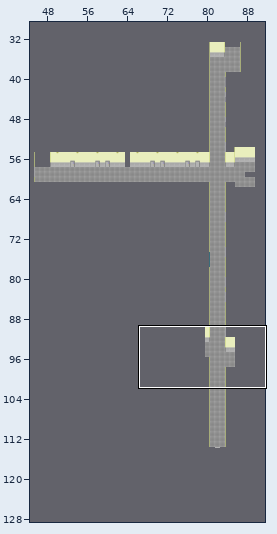
Two states of a Tiled map, res/maps/niv_2.tmx. Above: a wide view before the commit, with the close-up outlined.
Close-up. As it was:
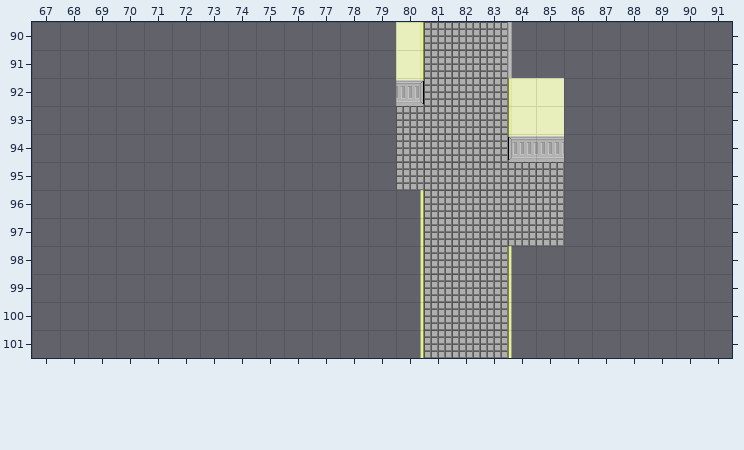
Cells are 32x32 px. Shown: x 67..91, y 90..101. The commit also changed other parts of the map, which this record leaves out. Tiles whose own drawing changed are shown in their newer look in all pictures.
Now the later version:
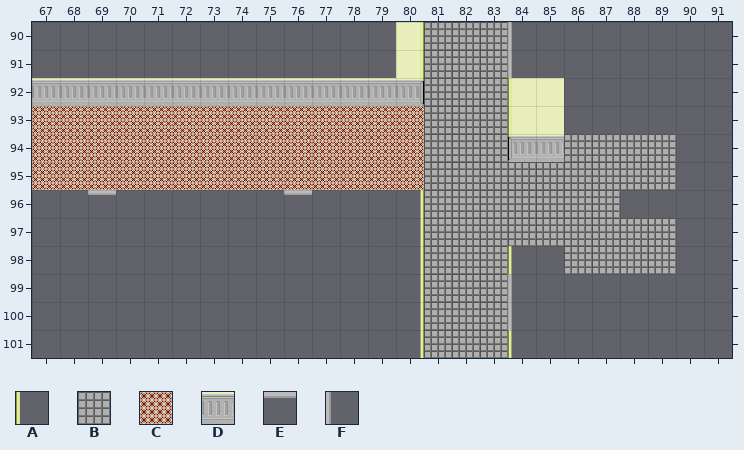
Key: from "jeu de tuiles": A 5, B 22, C 28, D 43, E 91, F 126.
_ is an empty cell.
Diff:
Layer "floor_layer":
Tile B is added in rows 94 to 95 at x 86 to 89; in row 96 at x 86 to 87; in rows 97 to 98 at x 86 to 89.
Tile C replaces tile B in rows 93 to 95 at x 80.
Tile C is added in rows 93 to 95 at x 67 to 79.
Tile D is added in row 92 at x 67 to 79.
Tile E is added in row 96 at x 69 and 76.
Tile F replaces tile A in rows 99 to 100 at x 84.
